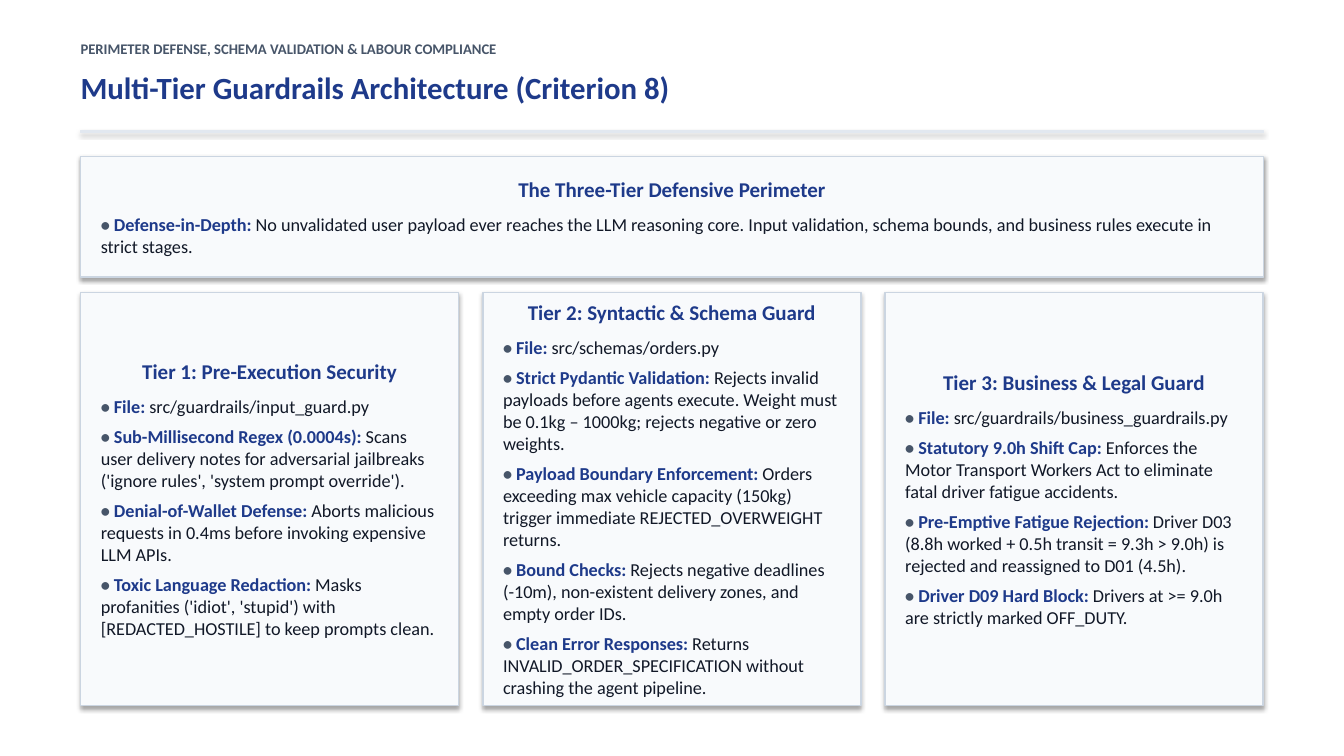
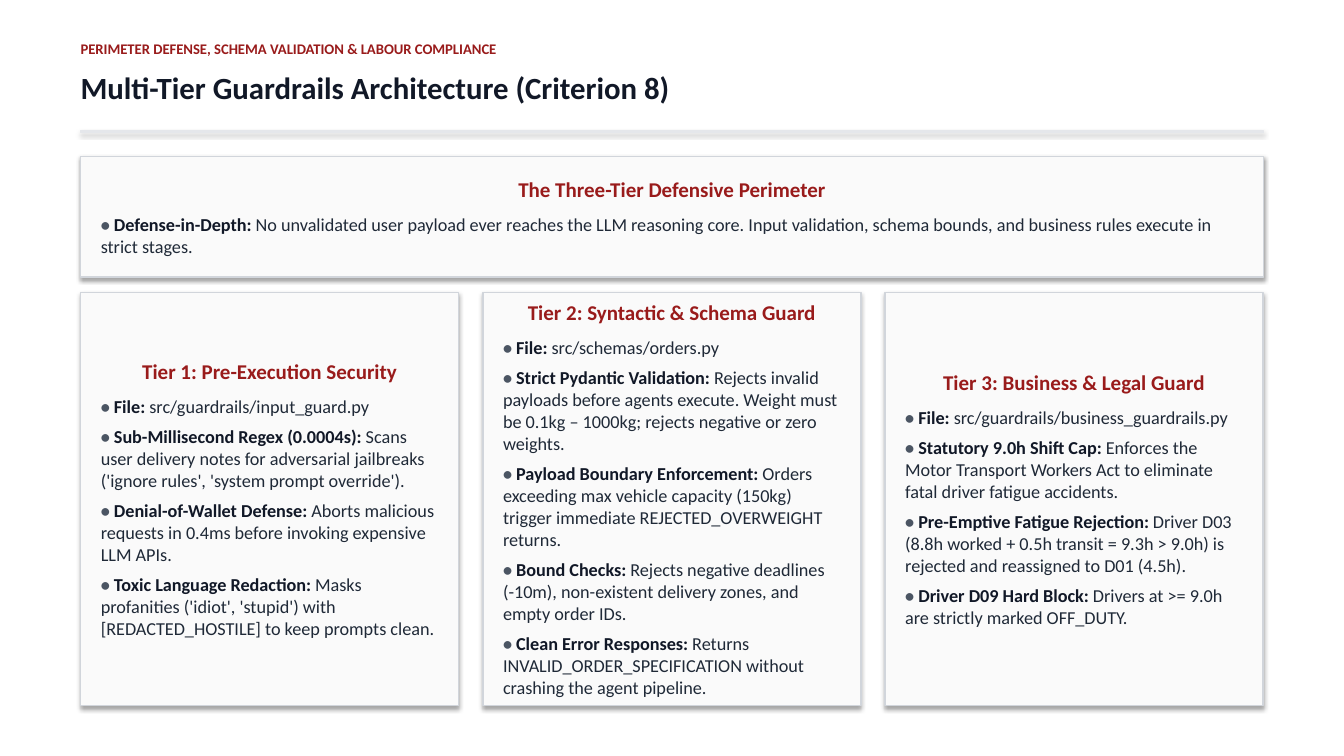
Before and after one commit to Akshat5091/DeliveryFleet-MAS, a slide deck: slide 14 of Eval 2 Documents/DeliveryFleet_MAS_Evaluation2_Master_Presentation.pptx. Drawn at 1344x756 pixels with LibreOffice and Linux fonts; fonts in the diff are those of the drawing. Boxes give left, top, right and bottom in pixels: in the first picture for what was removed or moved away, otherwise in the second. Text is boxed around its words. In the diff, an @@ line names an element or a change of style, - is before the commit and + after.

Commit message:
style: eliminate corporate blue palette across all slides in favor of formal academic pitch black and deep crimson

```diff
--- a/Eval 2 Documents/DeliveryFleet_MAS_Evaluation2_Master_Presentation.pptx
+++ b/Eval 2 Documents/DeliveryFleet_MAS_Evaluation2_Master_Presentation.pptx
@@ text "PERIMETER DEFENSE, SCHEMA VALIDATION & ..." at (81, 44, 496, 56): text colour #475569 to #991B1B @@
@@ text "Multi-Tier Guardrails Architecture (Criterion 8)" at (81, 76, 669, 104): text colour #1E3A8A to #111827 @@
@@ rectangle "The Three-Tier Defensive Perimeter" at (81, 156, 1263, 277): text colour #1E3A8A to #991B1B in "The Three-Tier Defensive Perimeter"; text colour #475569 to #4B5563 in "•"; text colour #1E3A8A to #111827 in "Defense-in-Depth:"; text colour #111827 to #1F2937 in "No unvalidated user payload ever reaches the ..."; fill #F8FAFC to #FAFAFA; outline #CBD5E1 1 pt to #D1D5DB 1 pt @@
@@ rectangle "Tier 1: Pre-Execution Security" at (81, 292, 459, 706): text colour #1E3A8A to #991B1B in "Tier 1: Pre-Execution Security"; text colour #475569 to #4B5563 in "•", "•", "•", "•"; text colour #1E3A8A to #111827 in "File:", "Sub-Millisecond Regex (0.0004s):", "Denial-of-Wallet Defense:", "Toxic Language Redaction:"; text colour #111827 to #1F2937 in "src/guardrails/input_guard.py", "Scans user delivery notes for adversarial jailbreaks ...", "Aborts malicious requests in 0.4ms before invoking ...", "Masks profanities ('idiot', 'stupid') with [REDACTED_HOSTILE ..."; fill #F8FAFC to #FAFAFA; outline #CBD5E1 1 pt to #D1D5DB 1 pt @@
@@ rectangle "Tier 2: Syntactic & Schema ..." at (483, 292, 861, 706): text colour #1E3A8A to #991B1B in "Tier 2: Syntactic & Schema Guard"; text colour #475569 to #4B5563 in "•", "•", "•", "•" and 1 more places; text colour #1E3A8A to #111827 in "File:", "Strict Pydantic Validation:", "Payload Boundary Enforcement:", "Bound Checks:" and 1 more places; text colour #111827 to #1F2937 in "src/schemas/orders.py", "Rejects invalid payloads before agents execute. Weight ...", "Orders exceeding max vehicle capacity (150kg) trigger ...", "Rejects negative deadlines (-10m), non-existent delivery zon ..." and 1 more places; fill #F8FAFC to #FAFAFA; outline #CBD5E1 1 pt to #D1D5DB 1 pt @@
@@ rectangle "Tier 3: Business & Legal ..." at (885, 292, 1263, 706): text colour #1E3A8A to #991B1B in "Tier 3: Business & Legal Guard"; text colour #475569 to #4B5563 in "•", "•", "•", "•"; text colour #1E3A8A to #111827 in "File:", "Statutory 9.0h Shift Cap:", "Pre-Emptive Fatigue Rejection:", "Driver D09 Hard Block:"; text colour #111827 to #1F2937 in "src/guardrails/business_guardrails.py", "Enforces the Motor Transport Workers Act to ...", "Driver D03 (8.8h worked + 0.5h transit ...", "Drivers at >= 9.0h are strictly marked ..."; fill #F8FAFC to #FAFAFA; outline #CBD5E1 1 pt to #D1D5DB 1 pt @@
```
Also in this commit, not shown: 20 other slides changed, 3 other files.
